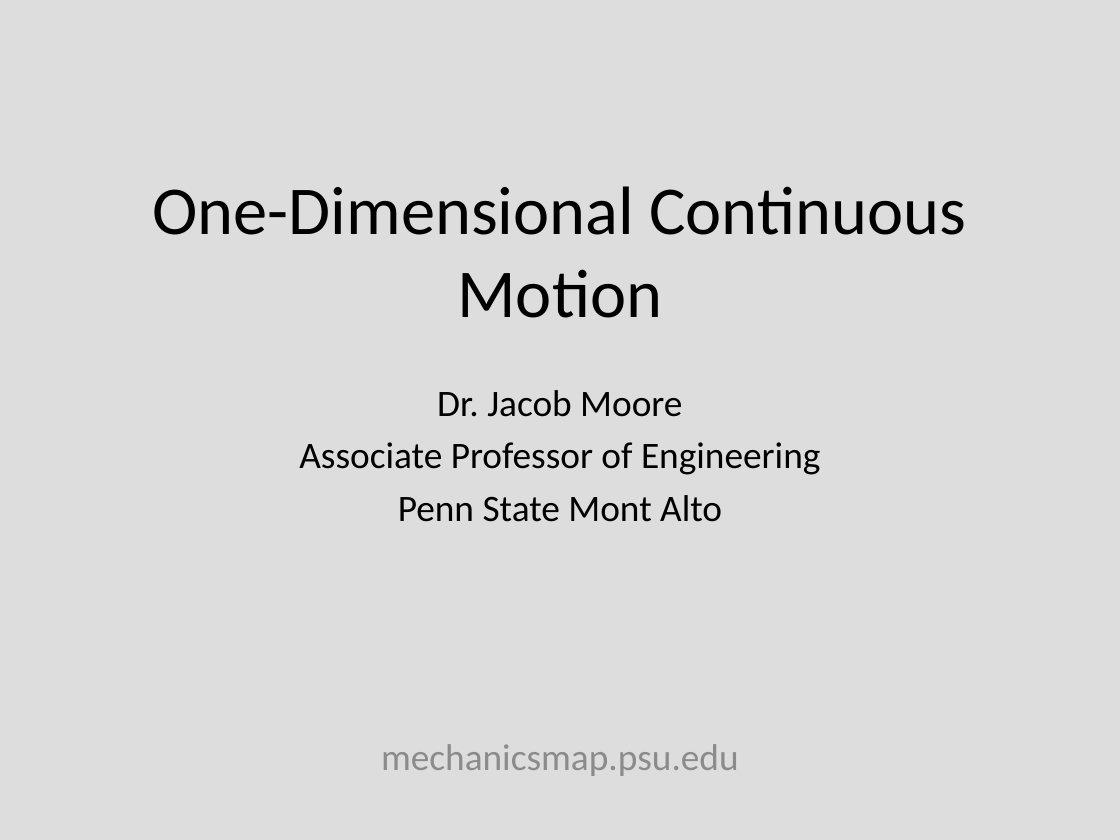
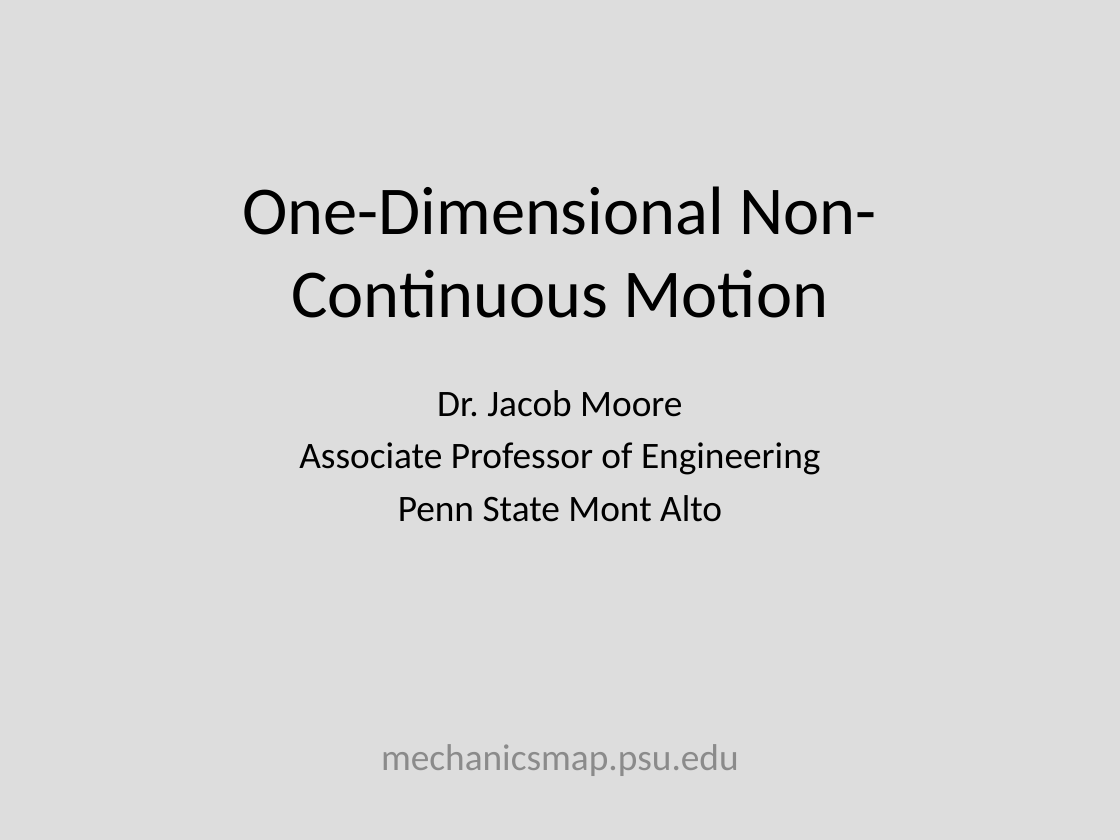
Before and after one commit to JacobMoore/mechanics_textbook, a slide deck: slide 1 of Lecture Slides/VideoLectureSlides/8.2.pptx. Drawn at 1120x840 pixels with LibreOffice and Linux fonts; fonts in the diff are those of the drawing; background and template pictures are left out. Boxes give left, top, right and bottom in pixels: in the first picture for what was removed or moved away, otherwise in the second. Text is boxed around its words. In the diff, an @@ line names an element or a change of style, - is before the commit and + after.

```diff
--- a/Lecture Slides/VideoLectureSlides/8.2.pptx
+++ b/Lecture Slides/VideoLectureSlides/8.2.pptx
@@ title at [242, 186, 876, 318]: text changed @@
-One-Dimensional Continuous Motion
+One-Dimensional Non-Continuous Motion
```
Also in this commit, not shown: 1 other slide changed, 7 slides removed, 27 other files.
